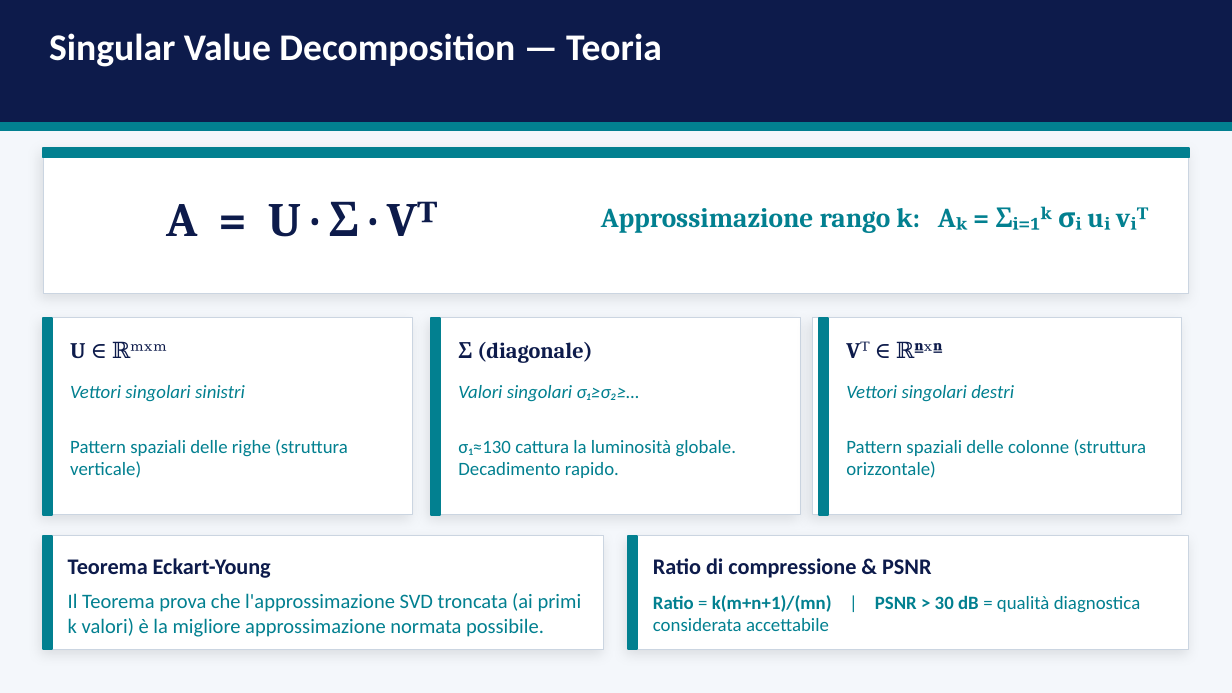
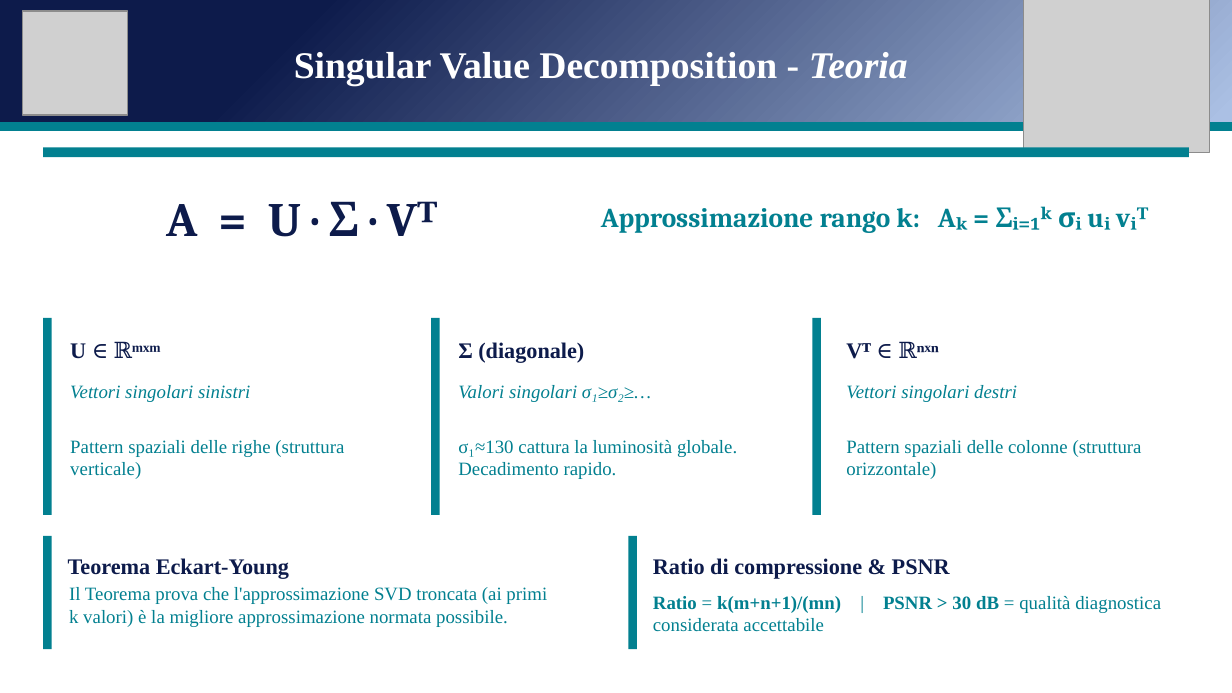
Before and after one commit to andreapatruno1/Image-Compression-and-Analysis, a slide deck: slide 5 of docs/SVD e PCA per l'analisi di immagini mediche.pptx. Drawn at 1232x693 pixels with LibreOffice and Linux fonts; fonts in the diff are those of the drawing; grey boxes stand for pictures. Boxes give left, top, right and bottom in pixels: in the first picture for what was removed or moved away, otherwise in the second. Text is boxed around its words. In the diff, an @@ line names an element or a change of style, - is before the commit and + after.

```diff
--- a/docs/SVD e PCA per l'analisi di immagini mediche.pptx
+++ b/docs/SVD e PCA per l'analisi di immagini mediche.pptx
@@ background #F4F7FB to #FFFFFF @@
@@ rectangle at [0,0,1232,123]: fill #0D1B4B to gradient #0D1B4B to #ABC0E4 to #C7D5ED; outline #0D1B4B 1 pt to none @@
@@ picture added at [22,11,127,115] @@
@@ picture added at [1024,0,1210,153] @@
@@ text at [294,52,908,86]: text changed; font Calibri to Times New Roman @@
-Singular Value Decomposition — Teoria
+Singular Value Decomposition - Teoria
@@ outline #028090 1 pt to none in 6 elements at [43,148,1189,158], [43,318,52,515], [431,318,440,515], [43,536,52,649], [628,536,637,649], [812,318,821,515] @@
@@ rectangle: place and size @@
-rectangle at [819,318,828,515]
+rectangle at [812,318,821,515]
@@ font Cambria to Times New Roman in 3 elements at [70,343,86,359], [458,342,584,363], [846,343,871,359] @@
@@ outline #CBD5E1 0.5 pt to none; shadow off in 6 elements at [43,148,1189,293], [43,318,413,515], [431,318,801,515], [812,318,1181,515], [628,536,1189,649], [43,536,604,649] @@
@@ text "Il Teorema prova che l'approssimazione ..." at [69,587,547,627]: size 12 to 11 pt, font Calibri to Times New Roman; vertical alignment middle to top @@
@@ font Calibri to Times New Roman in 9 elements at [70,385,250,402], [70,440,344,479], [458,385,651,402], [458,440,737,479], [846,385,1017,402], [846,440,1142,479], [68,558,289,579], [653,558,950,579], [653,596,1161,613] @@
```
Also in this commit, not shown: 16 other slides changed, 3 slides added, 3 slides removed, 33 other files.
